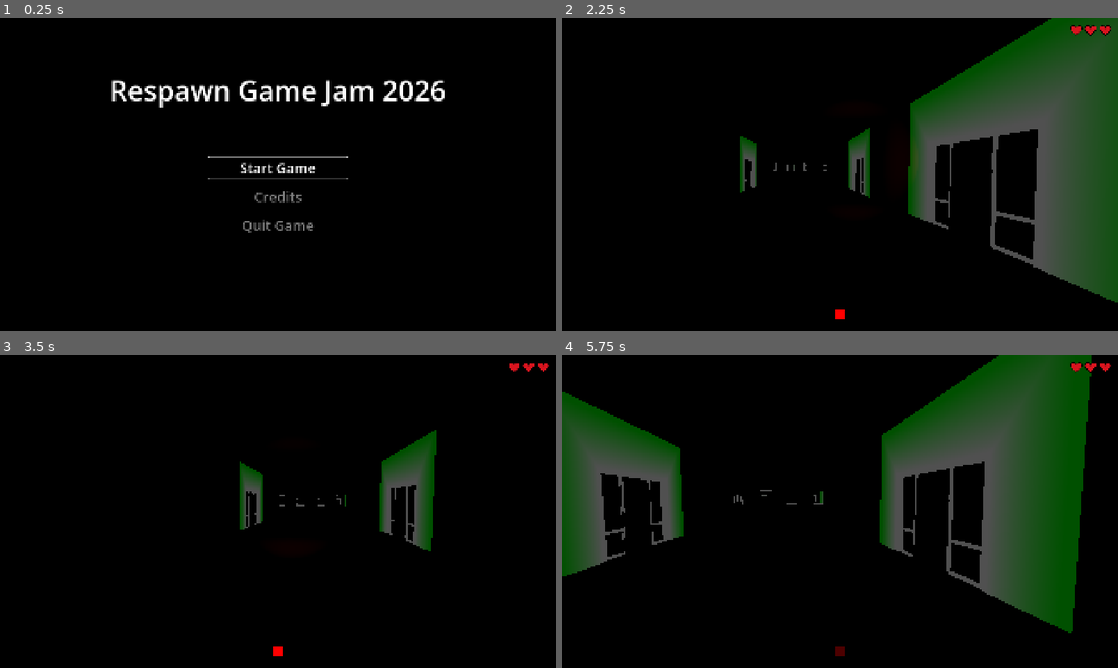
Above: before the commit, frames 1-4 (two rows, left to right).
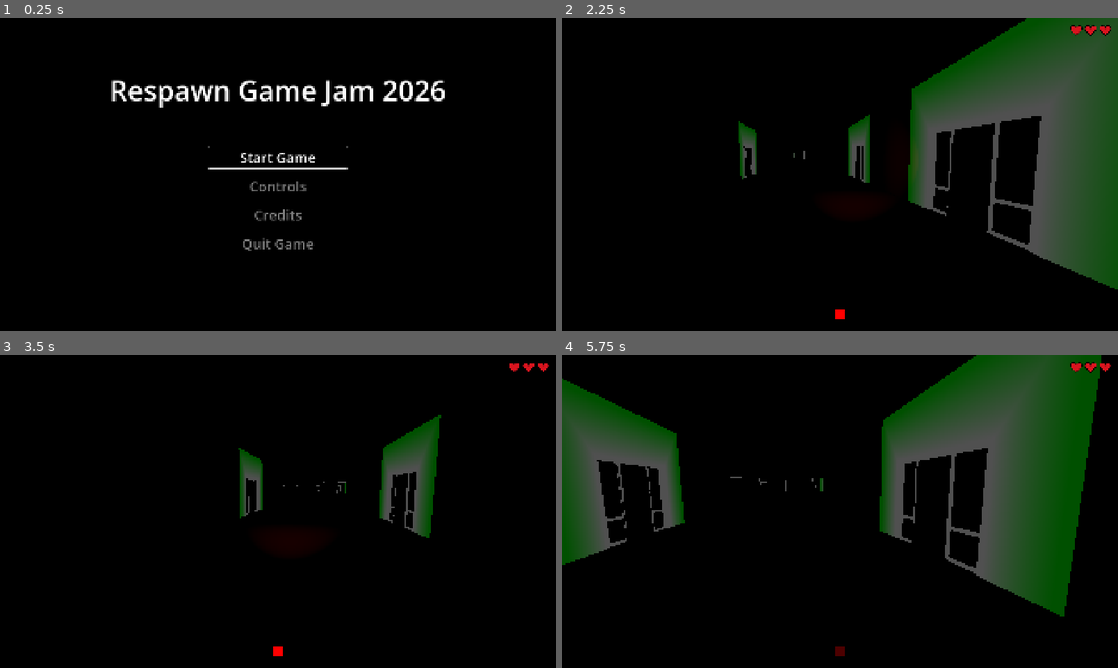
Above: after the commit, the same moments.

Repository: goamek/respawngamejam2026
Game: Godot game, scene res://src/ui/scenes/main_menu.tscn
Same seed, same stepped clock (60 frames per second), same inputs: the game is played once before the commit and once after it.
Inputs (mouse positions are in pixels of both pictures, inside the frame that each line leads up to):
- Up to frame 1 (0.25 s): no input
- Up to frame 2 (2.25 s): click (840, 187) at 0.5 s, where only the run after the commit has a clickable "Controls"; click "Start Game" at 1.25 s; tap Enter at 2 s; move the mouse to (867, 174) at 2.02 s; hold W (move_forward) from 2.03 s (still down); hold R (color_next) from 2.03 s (still down)
- Up to frame 3 (3.5 s): keep holding W (move_forward); move the mouse to (250, 511) at 2.77 s; release R (color_next) at 2.78 s; tap Q (color_prev) at 2.85 s
- Up to frame 4 (5.75 s): keep holding W (move_forward); move the mouse to (851, 505) at 3.52 s; hold Ctrl (crouch) 3.53-4.28 s; move the mouse to (834, 517) at 4.27 s; tap F (flashlight) at 4.35 s; move the mouse to (878, 514) at 5.02 s; hold E (interact) from 5.03 s (still down)

The runs differ from the first frame. In frame 1, 1.6% of the frame differs, in the area x 37-63%, y 40-75%; in frame 2, 4.4%; in frame 3, 2.1%; in frame 4, 6.5%, in the area x 0-97%, y 0-89%.

Commit message:
control button on main menu (not func)

Diff:
--- a/respawn-game-jam-2026/src/ui/scenes/main_menu.tscn
+++ b/respawn-game-jam-2026/src/ui/scenes/main_menu.tscn
@@ -52,7 +52,7 @@
 [node name="StartButton" type="Button" parent="Buttons"]
 layout_mode = 2
 focus_neighbor_top = NodePath("../QuitButton")
-focus_neighbor_bottom = NodePath("../CreditsButton")
+focus_neighbor_bottom = NodePath("../ControlsButton")
 theme_override_colors/font_color = Color(0.5, 0.5, 0.5, 1)
 theme_override_colors/font_focus_color = Color(1, 1, 1, 1)
 theme_override_colors/font_hover_color = Color(1, 1, 1, 1)
@@ -62,9 +62,22 @@
 text = "Start Game"
 flat = true
 
+[node name="ControlsButton" type="Button" parent="Buttons"]
+layout_mode = 2
+focus_neighbor_top = NodePath("../StartButton")
+focus_neighbor_bottom = NodePath("../CreditsButton")
+theme_override_colors/font_color = Color(0.5, 0.5, 0.5, 1)
+theme_override_colors/font_focus_color = Color(1, 1, 1, 1)
+theme_override_colors/font_hover_color = Color(1, 1, 1, 1)
+theme_override_colors/font_pressed_color = Color(1, 1, 1, 1)
+theme_override_colors/font_hover_pressed_color = Color(1, 1, 1, 1)
+theme_override_font_sizes/font_size = 48
+text = "Controls"
+flat = true
+
 [node name="CreditsButton" type="Button" parent="Buttons"]
 layout_mode = 2
-focus_neighbor_top = NodePath("../StartButton")
+focus_neighbor_top = NodePath("../ControlsButton")
 focus_neighbor_bottom = NodePath("../QuitButton")
 theme_override_colors/font_color = Color(0.5, 0.5, 0.5, 1)
 theme_override_colors/font_focus_color = Color(1, 1, 1, 1)
--- a/respawn-game-jam-2026/src/ui/scripts/main_menu.gd
+++ b/respawn-game-jam-2026/src/ui/scripts/main_menu.gd
@@ -1,12 +1,13 @@
 class_name MainMenu
 extends Control
-## Start screen with buttons to begin a run, see the credits, or quit.
+## Start screen with buttons to begin a run, see the controls or the credits, or quit.
 ## Works with the mouse, the keyboard, and a controller.
 
 ## Level loaded when the player starts the game.
 @export_file("*.tscn") var game_scene: String = ""
 
 @onready var _start_button: Button = $Buttons/StartButton
+@onready var _controls_button: Button = $Buttons/ControlsButton
 @onready var _credits_button: Button = $Buttons/CreditsButton
 @onready var _quit_button: Button = $Buttons/QuitButton
 
@@ -17,9 +18,10 @@
 	# The player captures the mouse while playing, so it arrives here still hidden after a game over.
 	Input.mouse_mode = Input.MOUSE_MODE_VISIBLE
 	_start_button.pressed.connect(_on_start_pressed)
+	_controls_button.pressed.connect(_on_controls_pressed)
 	_credits_button.pressed.connect(_on_credits_pressed)
 	_quit_button.pressed.connect(_on_quit_pressed)
-	for button: Button in [_start_button, _credits_button, _quit_button]:
+	for button: Button in [_start_button, _controls_button, _credits_button, _quit_button]:
 		# Hovering moves the highlight too, so the mouse and the controller never mark different buttons.
 		button.mouse_entered.connect(button.grab_focus)
 	# A controller or keyboard can only press a button that has focus.
@@ -32,6 +34,12 @@
 	get_tree().change_scene_to_file(game_scene)
 
 
+## Will show the controls.
+func _on_controls_pressed() -> void:
+	# STUB: does nothing until a controls screen exists
+	pass
+
+
 ## Will show the credits.
 func _on_credits_pressed() -> void:
 	# STUB: does nothing until a credits screen exists
